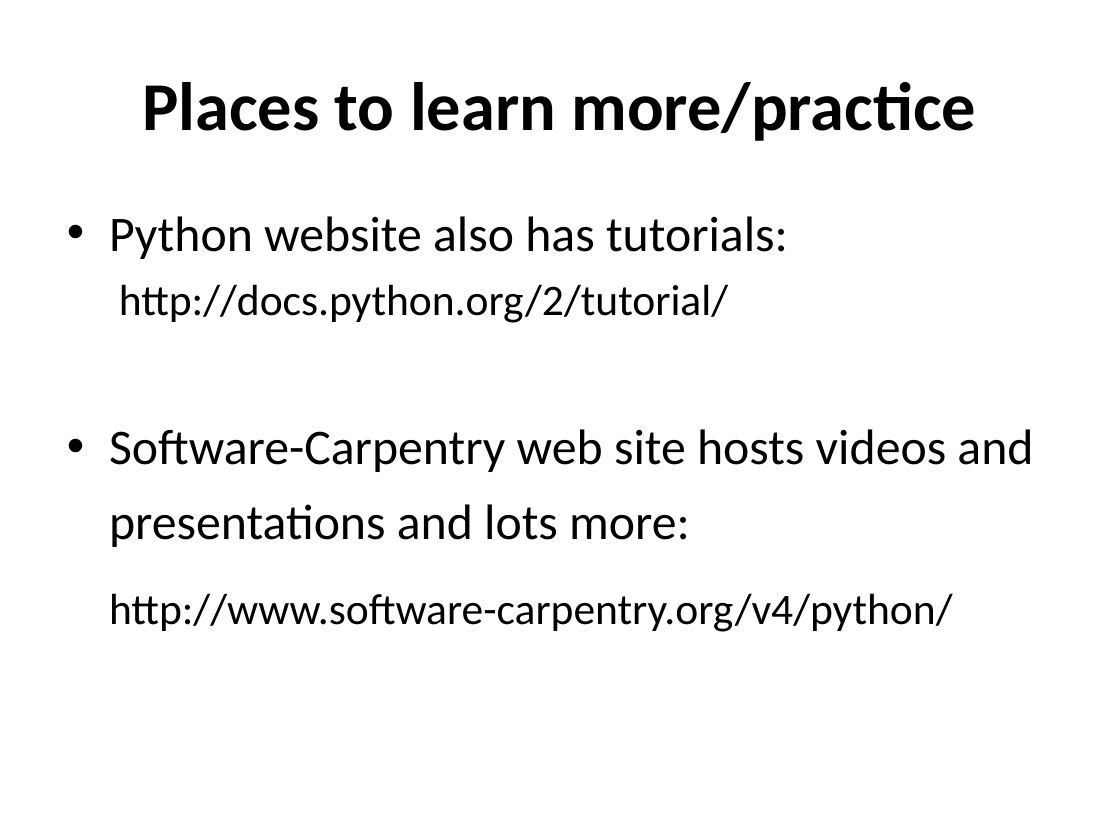
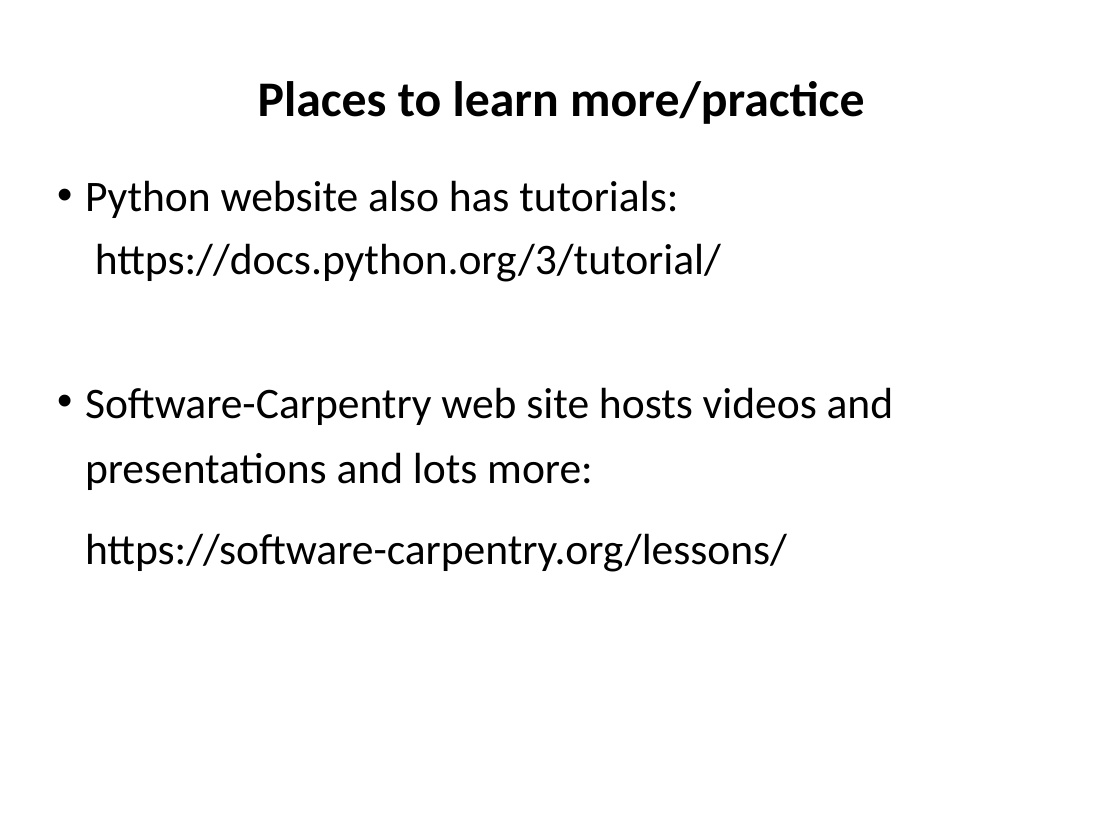
Before and after one commit to ncasuk/ncas-isc, a slide deck: slide 6 of python/presentations/learning_python/24_ceda-py-summary.ppt. Drawn at 1120x840 pixels with LibreOffice and Linux fonts; fonts in the diff are those of the drawing; background and template pictures are left out. Boxes give left, top, right and bottom in pixels: in the first picture for what was removed or moved away, otherwise in the second. Text is boxed around its words. In the diff, an @@ line names an element or a change of style, - is before the commit and + after.

Commit message:
Updated and checked learning_python21-24, also updated formatting of shell excercises

```diff
--- a/python/presentations/learning_python/24_ceda-py-summary.ppt
+++ b/python/presentations/learning_python/24_ceda-py-summary.ppt
@@ title "Places to learn more/practice": place and size @@
-title "Places to learn more/practice" at [142,82,977,141]
+title "Places to learn more/practice" at [258,81,865,124]
@@ title "Places to learn more/practice" at [258,81,865,124]: size 44 to 32 pt; line spacing 1 to 0.9 @@
@@ text "Python website also has tutorials:": place and size @@
-text "Python website also has tutorials:" at [109,216,1033,632]
+text "Python website also has tutorials:" at [85,180,894,572]
@@ text at [85,180,894,490]: size 32 to 28 pt in "Python website also has tutorials:", "Software-Carpentry web site hosts videos and presentations ..."; indent changed; line spacing 1 to 0.9; more space between paragraphs @@
@@ text at [95,243,721,282]: text changed @@
-http://docs.python.org/2/tutorial/
+https://docs.python.org/3/tutorial/
@@ text at [85,533,787,572]: text changed @@
-http://www.software-carpentry.org/v4/python/
+https://software-carpentry.org/lessons/
```
Also in this commit, not shown: 7 other slides changed, 4 other files.
